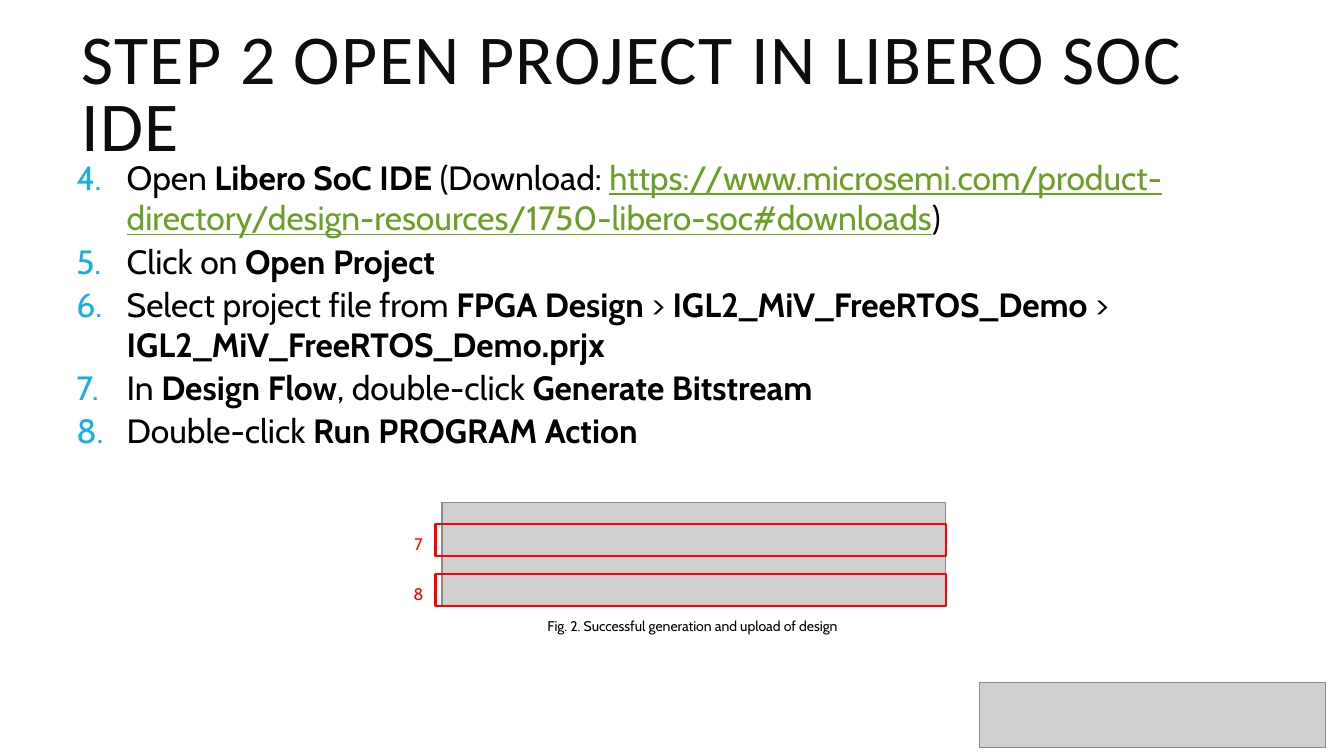
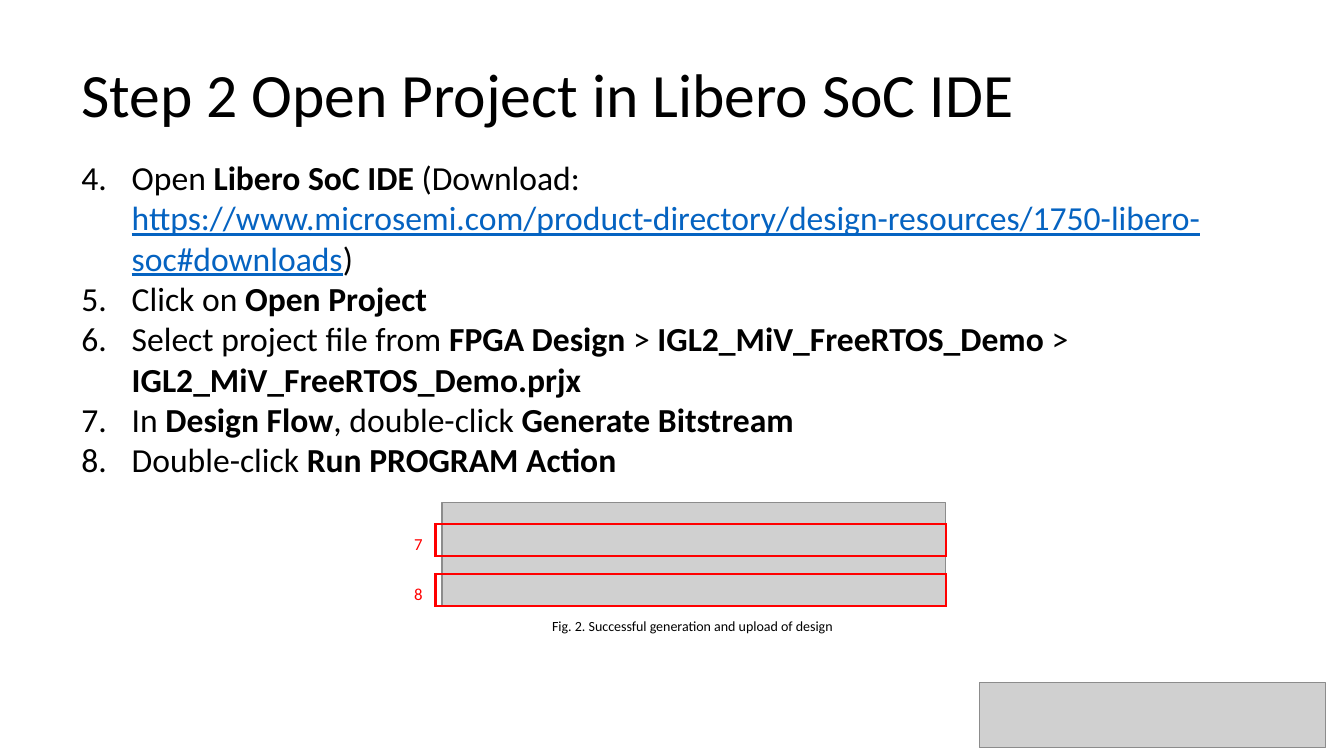
Before and after one commit to cheevang6/RISC-V_FreeRTOS_Computer_Vision, a slide deck: slide 4 of RISCV FreeRTOS IGLOO2 Tutorial.pptx (slide 3 before the commit). Drawn at 1344x756 pixels with LibreOffice and Linux fonts; fonts in the diff are those of the drawing; grey boxes stand for pictures. Boxes give left, top, right and bottom in pixels: in the first picture for what was removed or moved away, otherwise in the second. Text is boxed around its words. In the diff, an @@ line names an element or a change of style, - is before the commit and + after.

```diff
--- a/RISCV FreeRTOS IGLOO2 Tutorial.pptx
+++ b/RISCV FreeRTOS IGLOO2 Tutorial.pptx
@@ title at <box>81,74,1013,128</box>: text changed; size 50 to 44 pt; text colour #0D0D0D to #000000 @@
-STEP 2 OPEN PROJECT IN LIBERO SOC IDE
+Step 2 Open Project in Libero SoC IDE
@@ text "Open Libero SoC IDE (Download: ..." at <box>132,165,1200,473</box>: font Cabin to Calibri; text colour #6B9F25 to #0563C1 in "https://www.microsemi.com/product-directory/design-resources ..."; less space between paragraphs @@
@@ text "Fig. 2. Successful generation and ..." at <box>552,621,833,634</box>: font Cabin to Calibri @@
```
Also in this commit, not shown: 8 other slides changed, 1 slide added, 2 other files.
